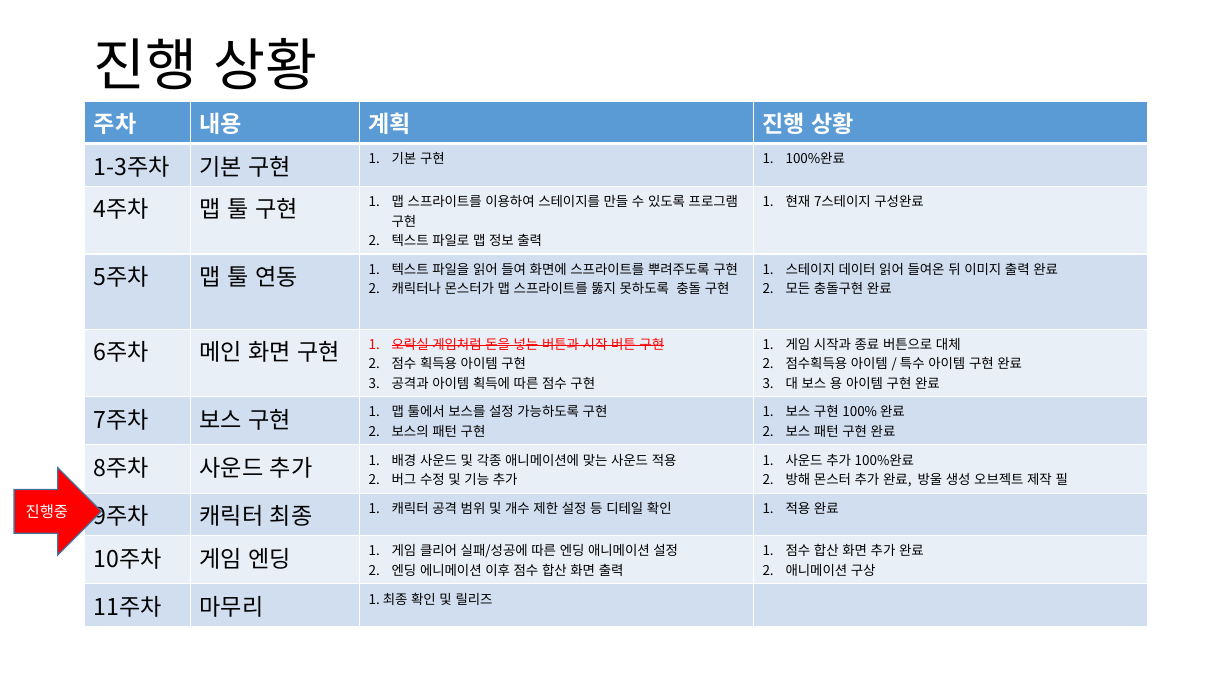
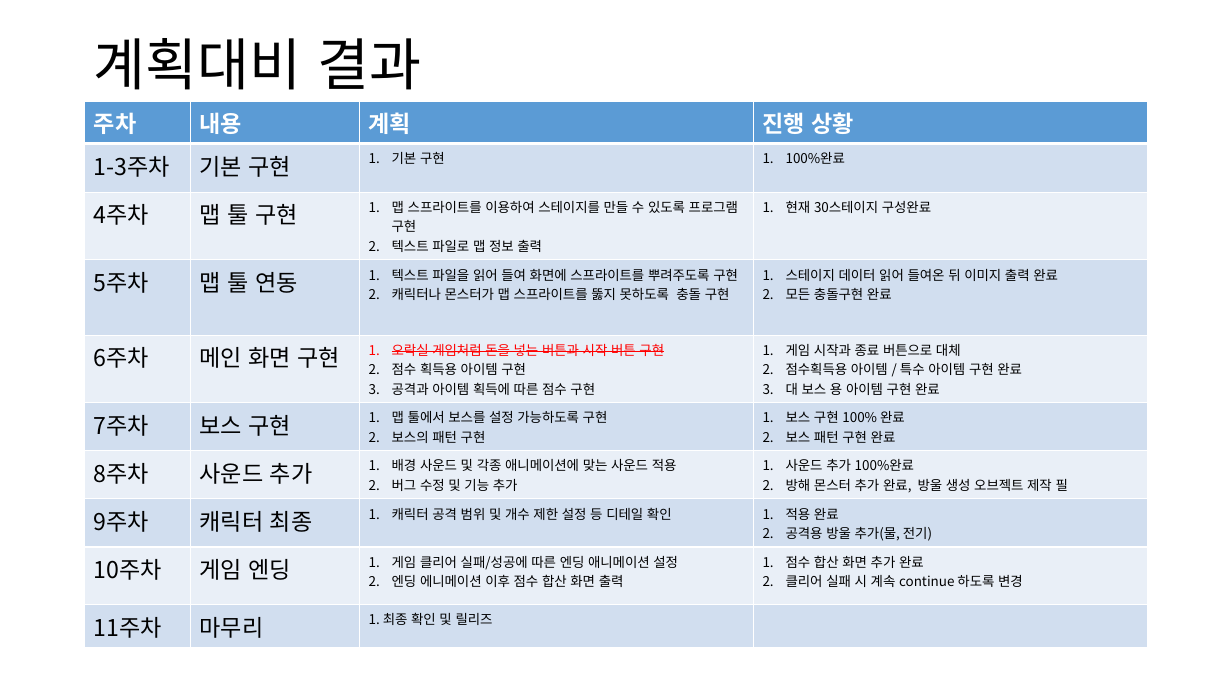
Before and after one commit to NadanKim/BubbleBobble_Copy, a slide deck: slide 4 of 2013180003 김나단 3차발표 ppt.pptx. Drawn at 1232x693 pixels with LibreOffice and Linux fonts; fonts in the diff are those of the drawing. Boxes give left, top, right and bottom in pixels: in the first picture for what was removed or moved away, otherwise in the second. Text is boxed around its words. In the diff, an @@ line names an element or a change of style, - is before the commit and + after.

```diff
--- a/2013180003 김나단 3차발표 ppt.pptx
+++ b/2013180003 김나단 3차발표 ppt.pptx
@@ title at [94, 38, 422, 90]: text changed @@
-진행 상황
+계획대비 결과
@@ table at [85, 101, 1148, 642] @@
-row 3, column 4: 현재 7스테이지 구성완료
+row 3, column 4: 현재 30스테이지 구성완료
-row 8, column 4: 적용 완료
+row 8, column 4: 적용 완료 / 공격용 방울 추가(물, 전기)
-row 9, column 4: 점수 합산 화면 추가 완료 / 애니메이션 구상
+row 9, column 4: 점수 합산 화면 추가 완료 / 클리어 실패 시 계속 continue 하도록 변경
@@ right arrow removed at [14, 468, 101, 555] @@
-진행중
```
Also in this commit, not shown: 8 other files.
